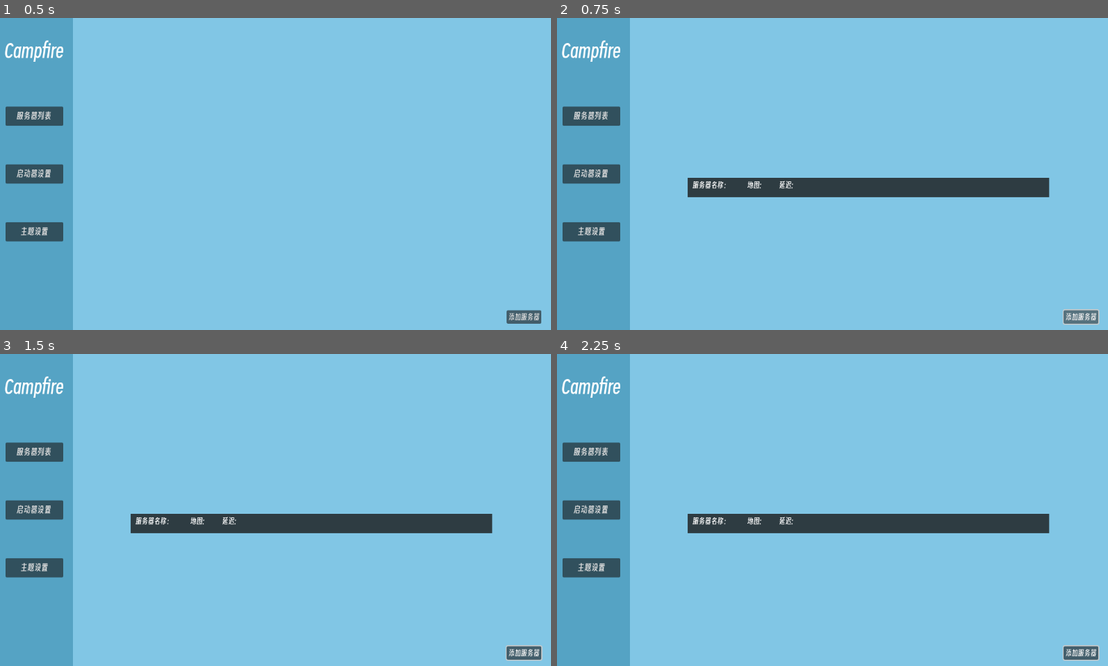
Above: before the commit, frames 1-4 (two rows, left to right).
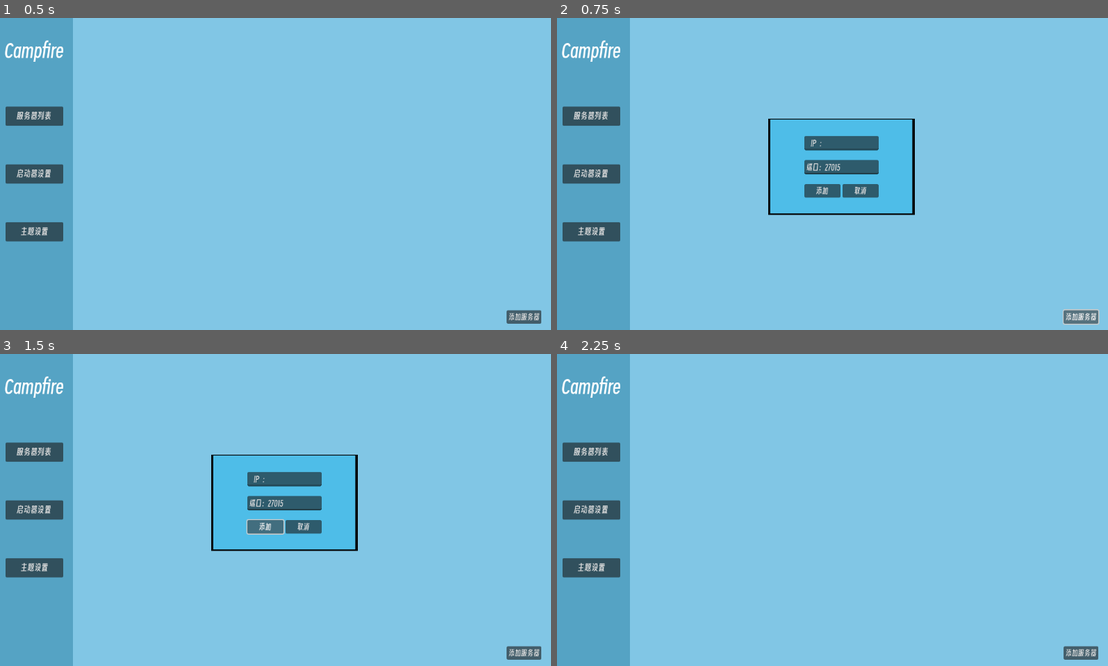
Above: after the commit, the same moments.

Repository: xuezhaju/Campfire-
Game: Godot game, scene res://scene/main_ui.tscn
The game is run twice, just before and just after one commit, with the same random seed, the same clock (stepped at 60 frames per second) and the same inputs.
Inputs (mouse positions are in pixels of both pictures, inside the frame that each line leads up to):
- Up to frame 1 (0.5 s): no input
- Up to frame 2 (0.75 s): click "添加服务器" at 0.5 s
- Up to frame 3 (1.5 s): click (264, 525) at 1.25 s, where only the run after the commit has a clickable "添加"
- Up to frame 4 (2.25 s): click (860, 525) at 2 s, where only the run after the commit has a clickable "取消"

Frame 1 is identical in both runs. In frame 2, 11% of the frame differs, in the area x 23-90%, y 32-64%; in frame 3, 11%, in the area x 23-99%, y 32-99%; in frame 4, 4.2%.

Commit message:
添加自主服务器添加功能

Diff:
--- a/scene/main_ui.tscn
+++ b/scene/main_ui.tscn
@@ -93,7 +93,64 @@
 offset_bottom = 635.0
 text = "添加服务器"
 
+[node name="AddServerSettings" type="Control" parent="."]
+anchors_preset = 0
+offset_right = 40.0
+offset_bottom = 40.0
+
+[node name="CenterContainer" type="CenterContainer" parent="AddServerSettings"]
+custom_minimum_size = Vector2(300, 200)
+layout_mode = 0
+offset_left = 447.0
+offset_top = 209.0
+offset_right = 747.0
+offset_bottom = 409.0
+
+[node name="ColorRect2" type="ColorRect" parent="AddServerSettings/CenterContainer"]
+custom_minimum_size = Vector2(304, 200)
+layout_mode = 2
+color = Color(0, 0, 0, 1)
+
+[node name="ColorRect" type="ColorRect" parent="AddServerSettings/CenterContainer/ColorRect2"]
+custom_minimum_size = Vector2(295, 195)
+layout_mode = 2
+offset_left = 4.0
+offset_top = 2.0
+offset_right = 299.0
+offset_bottom = 197.0
+color = Color(0.305158, 0.740293, 0.909893, 1)
+
+[node name="VBoxContainer" type="VBoxContainer" parent="AddServerSettings/CenterContainer"]
+layout_mode = 2
+theme_override_constants/separation = 20
+
+[node name="IP" type="LineEdit" parent="AddServerSettings/CenterContainer/VBoxContainer"]
+custom_minimum_size = Vector2(150, 30)
+layout_mode = 2
+text = "   IP  ："
+
+[node name="PORT" type="LineEdit" parent="AddServerSettings/CenterContainer/VBoxContainer"]
+custom_minimum_size = Vector2(150, 30)
+layout_mode = 2
+text = "端口："
+
+[node name="HBoxContainer" type="HBoxContainer" parent="AddServerSettings/CenterContainer/VBoxContainer"]
+layout_mode = 2
+
+[node name="Create" type="Button" parent="AddServerSettings/CenterContainer/VBoxContainer/HBoxContainer"]
+custom_minimum_size = Vector2(75, 0)
+layout_mode = 2
+text = "添加"
+
+[node name="Cancle" type="Button" parent="AddServerSettings/CenterContainer/VBoxContainer/HBoxContainer"]
+custom_minimum_size = Vector2(75, 0)
+layout_mode = 2
+text = "取消"
+
 [connection signal="pressed" from="Main/VBoxContainer/ServerList" to="." method="_on_server_list_pressed"]
 [connection signal="pressed" from="Main/VBoxContainer/SetupSettings" to="." method="_on_setup_settings_pressed"]
 [connection signal="pressed" from="Main/VBoxContainer/ColorSettings" to="." method="_on_color_settings_pressed"]
 [connection signal="pressed" from="ServerList/AddServer" to="ServerList/ServerList" method="_on_add_server_pressed"]
+[connection signal="text_changed" from="AddServerSettings/CenterContainer/VBoxContainer/IP" to="ServerList/ServerList" method="_on_ip_text_changed"]
+[connection signal="pressed" from="AddServerSettings/CenterContainer/VBoxContainer/HBoxContainer/Create" to="ServerList/ServerList" method="_on_create_pressed"]
+[connection signal="pressed" from="AddServerSettings/CenterContainer/VBoxContainer/HBoxContainer/Cancle" to="ServerList/ServerList" method="_on_cancle_pressed"]
--- a/scene/server_list.gd
+++ b/scene/server_list.gd
@@ -1,38 +1,94 @@
-extends Control  # 假设你的场景根节点是Control类型
+extends Control
+
+@onready var ip: LineEdit = $"../../AddServerSettings/CenterContainer/VBoxContainer/IP"
+@onready var port: LineEdit = $"../../AddServerSettings/CenterContainer/VBoxContainer/PORT"
+@onready var add_server_settings: Control = $"../../AddServerSettings"
+@onready var create: Button = $"../../AddServerSettings/CenterContainer/VBoxContainer/HBoxContainer/Create"
+@onready var cancel: Button = $"../../AddServerSettings/CenterContainer/VBoxContainer/HBoxContainer/Cancle"
+
+var ip_text := ""
+var port_text := "27015"
+var is_querying := false
 
 func _ready():
-	# 获取按钮节点并连接信号
-	var button = $"../AddServer"  # 替换为你的按钮实际路径
-	button.pressed.connect(_on_add_server_pressed)
+	$"../AddServer".pressed.connect(_on_add_server_pressed)
+	ip.text_changed.connect(_on_ip_text_changed)
+	port.text_changed.connect(_on_port_text_changed)
+	create.pressed.connect(_on_create_pressed)
+	cancel.pressed.connect(_on_cancel_pressed)
 
+	# 初始化默认值
+	port.text = "端口：" + port_text
 
-func _on_add_server_pressed() -> void:
-	# 1. 创建RichTextLabel节点
+func _process(delta):
+	add_server_settings.visible = Global.is_create
+	add_server_settings.process_mode = Node.PROCESS_MODE_INHERIT if Global.is_create else Node.PROCESS_MODE_DISABLED
+
+	# 查询超时处理
+	if is_querying:
+		if Server.udp.get_available_packet_count() > 0:
+			_handle_server_response()
+			is_querying = false
+
+func _on_add_server_pressed():
+	Global.is_create = true
+
+func _on_ip_text_changed(new_text: String):
+	ip_text = new_text.replace("   IP  ：", "").strip_edges()
+
+func _on_port_text_changed(new_text: String):
+	port_text = new_text.replace("端口：", "").strip_edges()
+	if port_text.is_empty():
+		port_text = "27015"
+		port.text = "端口：" + port_text
+
+func _on_create_pressed():
+	if ip_text.is_empty():
+		print("错误：IP地址不能为空")
+		return
+
+	# 设置服务器参数
+	Server.server_ip = ip_text
+	Server.server_port = int(port_text)
+
+	# 开始查询
+	Server.start_server()
+	is_querying = true
+
+	# 立即创建显示项
+	create_line()
+
+	# 重置表单
+	Global.is_create = false
+	ip.text = "   IP  ："
+	port.text = "端口：27015"
+
+func _on_cancel_pressed():
+	Global.is_create = false
+
+func create_line():
 	var rich_text_label = RichTextLabel.new()
+	rich_text_label.name = "Server_%s_%s" % [ip_text, port_text]
 
-	# 2. 设置文本内容和基本属性
-	Server.start_server()
-	var server_text: String = Server.return_text
-	rich_text_label.text = server_text
-	rich_text_label.bbcode_enabled = true  # 启用BBCode格式
-	rich_text_label.autowrap_mode = TextServer.AUTOWRAP_WORD_SMART  # 自动换行
-	rich_text_label.scroll_active = true  # 禁用滚动
+	# 初始显示"查询中..."
+	rich_text_label.text = "[color=gray]查询 %s:%s...[/color]" % [ip_text, port_text]
+	rich_text_label.bbcode_enabled = true
+	rich_text_label.autowrap_mode = TextServer.AUTOWRAP_WORD_SMART
+	rich_text_label.scroll_active = true
 	rich_text_label.custom_minimum_size = Vector2(0, 40)
 
-	# 3. 设置自定义样式（Godot 4正确方法）
+	# 样式设置
 	var style = StyleBoxFlat.new()
-	style.bg_color = Color(0.1, 0.1, 0.1, 0.8)  # 深色半透明背景
-	style.content_margin_left = 10
-	style.content_margin_right = 10
-	style.content_margin_top = 5
-	style.content_margin_bottom = 5
-
-	# Godot 4 设置样式的方法
+	style.bg_color = Color(0.1, 0.1, 0.1, 0.8)
+	style.set_content_margin_all(10)
 	rich_text_label.set("theme_override_styles/normal", style)
 
-	# 4. 添加到VBoxContainer
-	var vbox = $VBoxContainer  # 替换为你的VBoxContainer实际路径
-	vbox.add_child(rich_text_label)
+	$VBoxContainer.add_child(rich_text_label)
 
-	# 5. 确保可见并排在最后
-	rich_text_label.show()
+func _handle_server_response():
+	# 获取查询结果并更新UI
+	var label = $VBoxContainer.get_child($VBoxContainer.get_child_count() - 1)
+	if Server.return_text != "":
+		label.text = Server.return_text
+	else:
+		label.text = "[color=red]查询失败 %s:%s[/color]" % [ip_text, port_text]
--- a/scripts/Global.gd
+++ b/scripts/Global.gd
@@ -1,3 +1,4 @@
 extends Node
 
 var mainui_mode :String = "server_list"
+var is_create :bool = false
